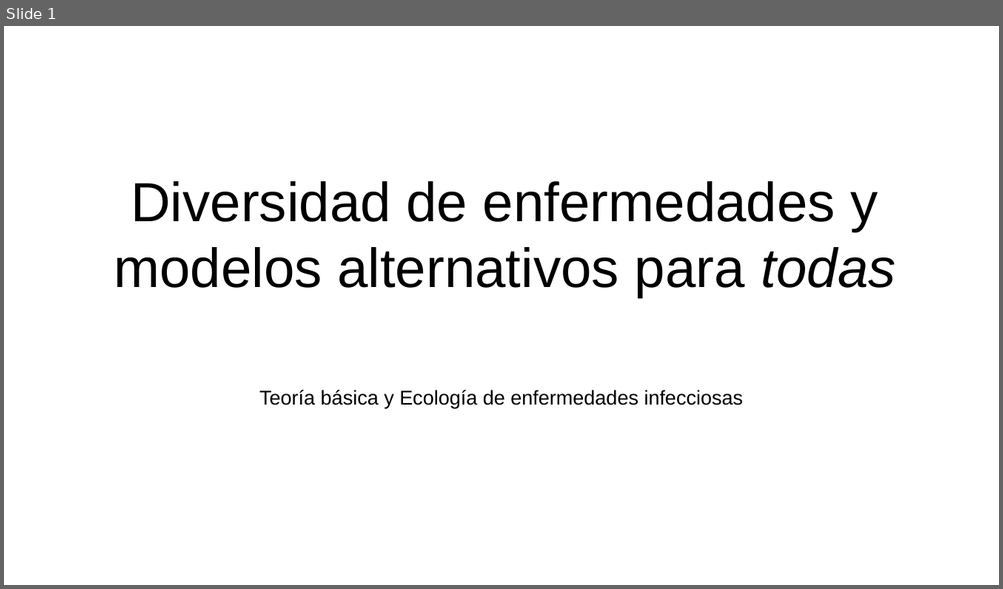
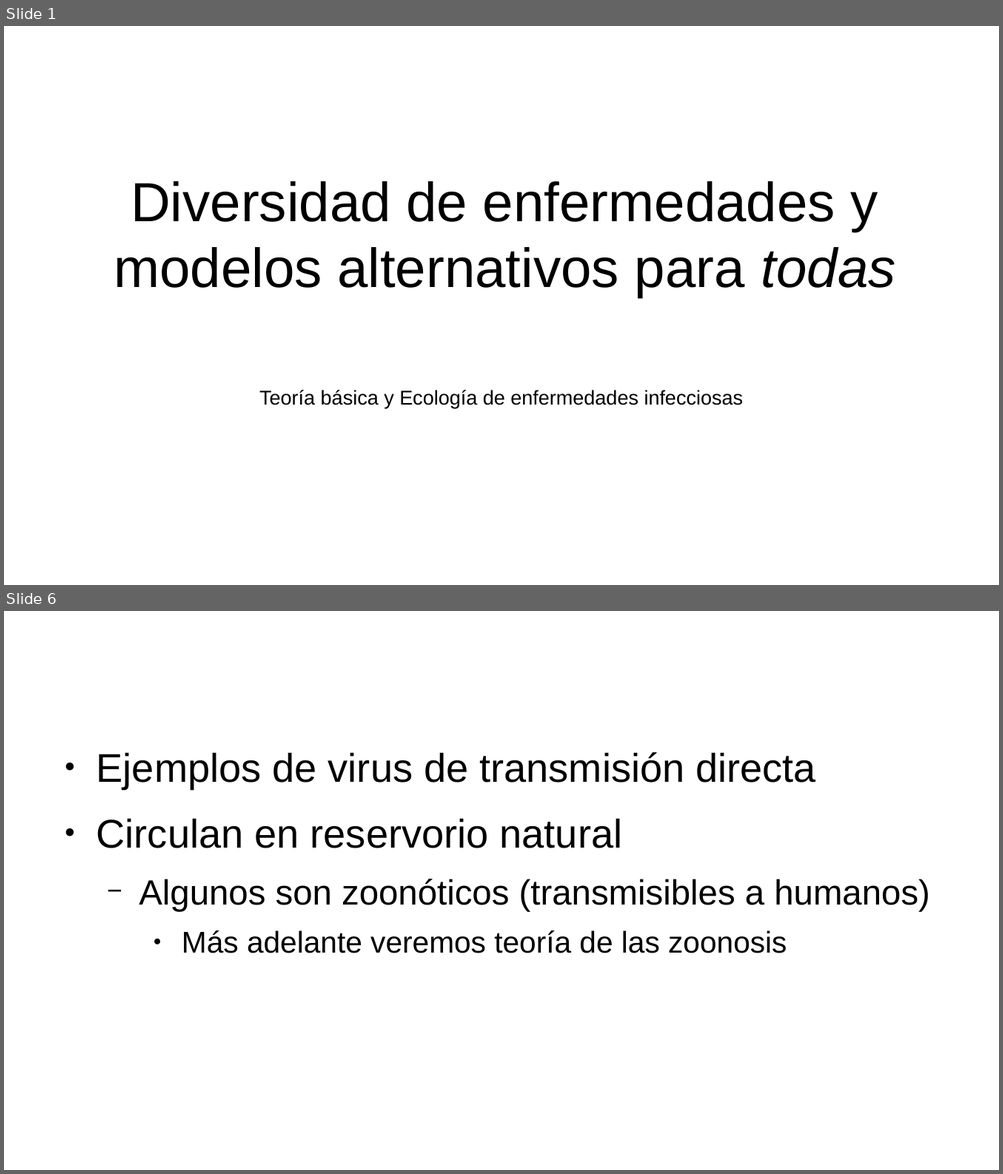
Before and after one commit to gerardommc/Ecologia-Teorica, a slide deck: Diversidad-enfermedades-infecciones.odp. Shown one above the other, each under a label of ours: slide 1 before the commit, slides 1 and 6 after it; the slides between them are not shown. The pictures are 1003x589 and 1003x1174 pixels, drawn with LibreOffice and Linux fonts; fonts in the diff are those of the drawing. Boxes give left, top, right and bottom in pixels: in the first picture for what was removed or moved away, otherwise in the second. Text is boxed around its words. In the diff, an @@ line names an element or a change of style, - is before the commit and + after.

```diff
--- a/Diversidad-enfermedades-infecciones.odp
+++ b/Diversidad-enfermedades-infecciones.odp
@@ slide 6 added at [4, 611, 999, 1170], background #FFFFFF @@
@@ text added at [96, 752, 930, 954], 32 pt, text #000000 @@
+● Ejemplos de virus de transmisión directa
+● Circulan en reservorio natural
+  − Algunos son zoonóticos (transmisibles a humanos)
+    ● Más adelante veremos teoría de las zoonosis
```
Also in this commit, not shown: 21 other slides added, 28 other files.
